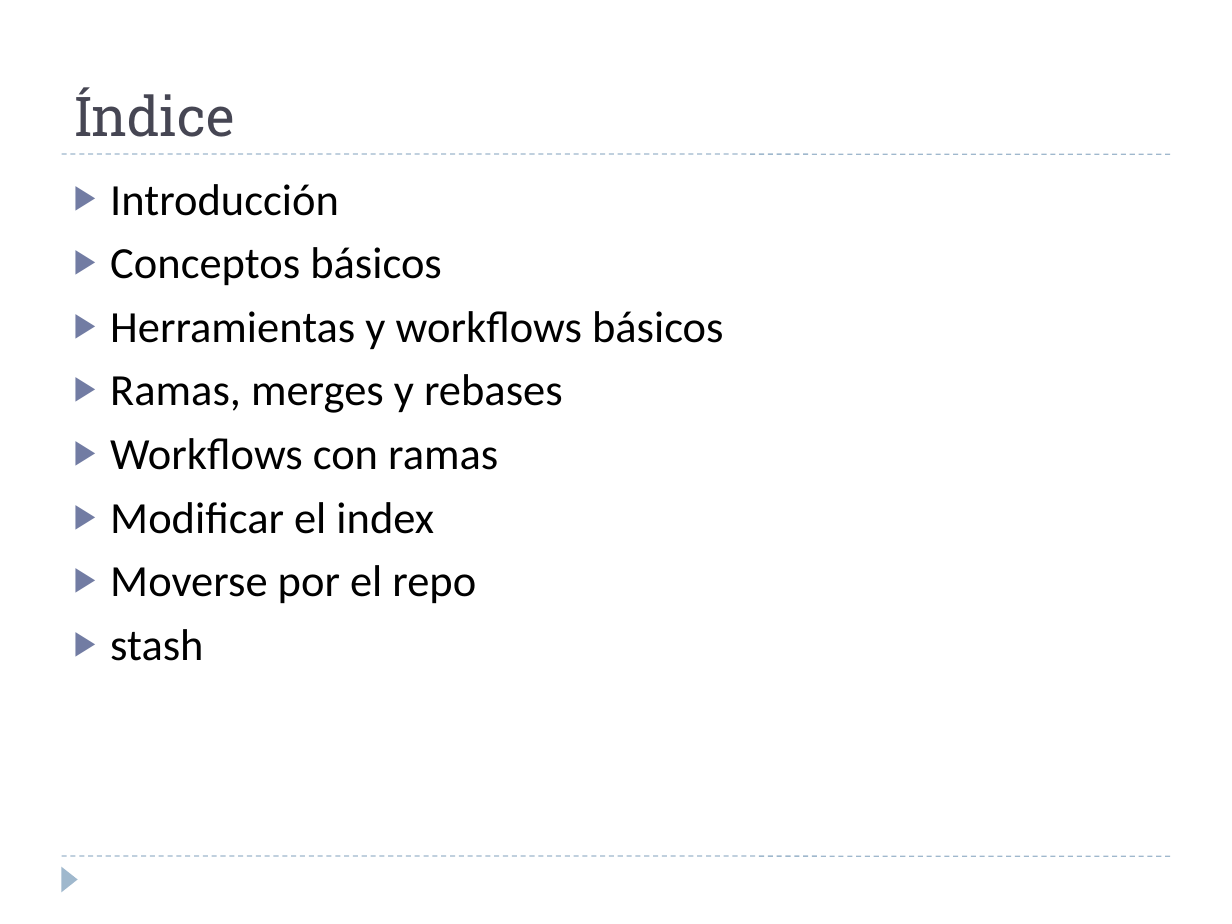
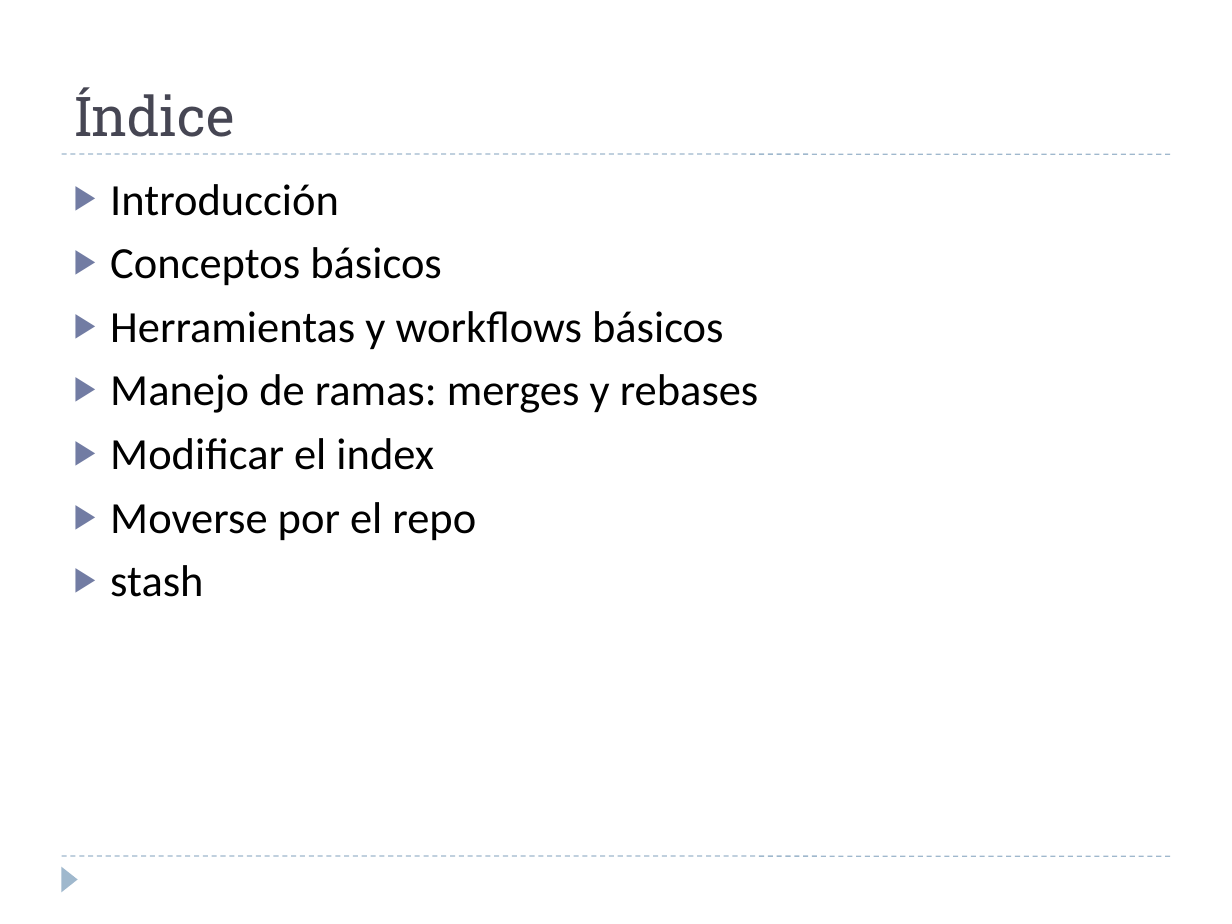
Before and after one commit to martina-if/curso_git, a slide deck: slide 2 of GIT.ppt. Drawn at 1232x924 pixels with LibreOffice and Linux fonts; fonts in the diff are those of the drawing. Boxes give left, top, right and bottom in pixels: in the first picture for what was removed or moved away, otherwise in the second. Text is boxed around its words. In the diff, an @@ line names an element or a change of style, - is before the commit and + after.

Commit message:
meto dibujos merge, rebase, etc

```diff
--- a/GIT.ppt
+++ b/GIT.ppt
@@ text at <box>110,374,759,413</box>: text changed @@
-▶ Ramas, merges y rebases
-▶ Workflows con ramas
+▶ Manejo de ramas: merges y rebases
```
Also in this commit, not shown: 4 other slides changed, 9 slides added.
